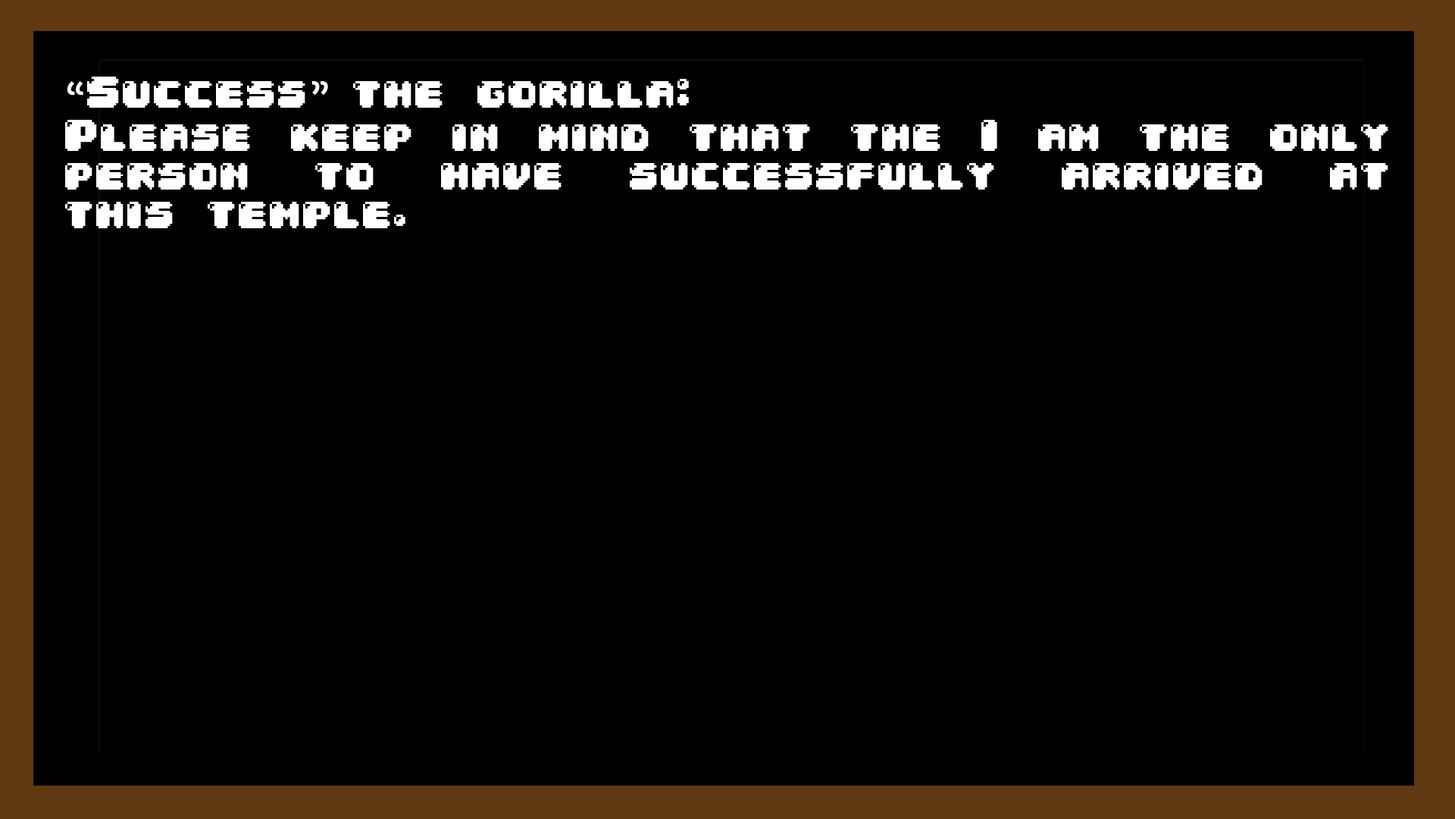
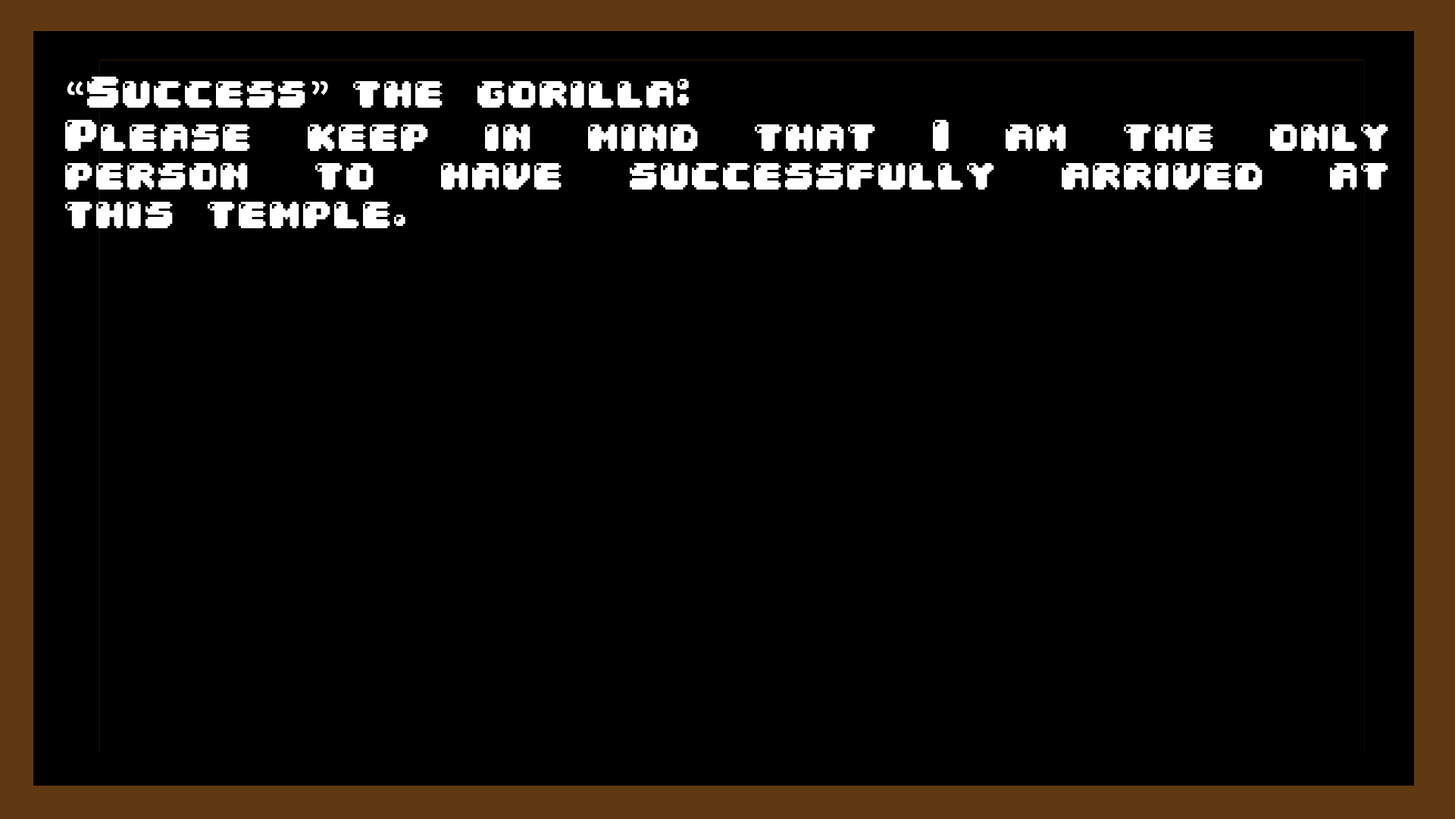
The second w=1455, h=819 image is a revision of the first. Changes to its layers:
painted on "“Success” the gorilla: ..." over [291, 119, 1230, 151]
